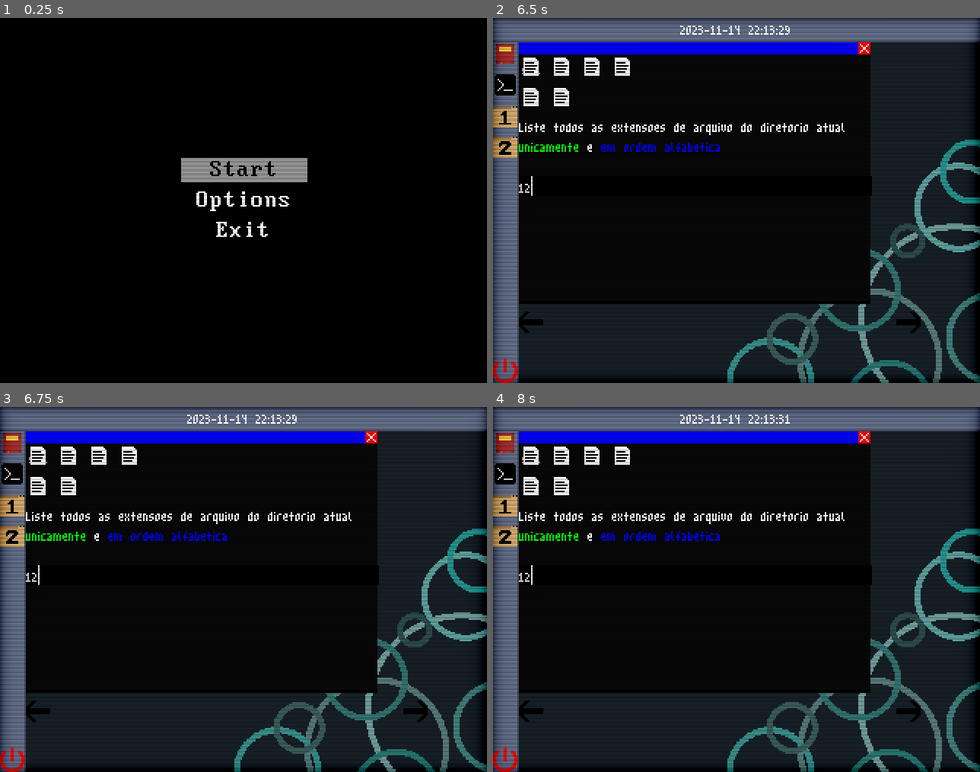
Above: before the commit, frames 1-4 (two rows, left to right).
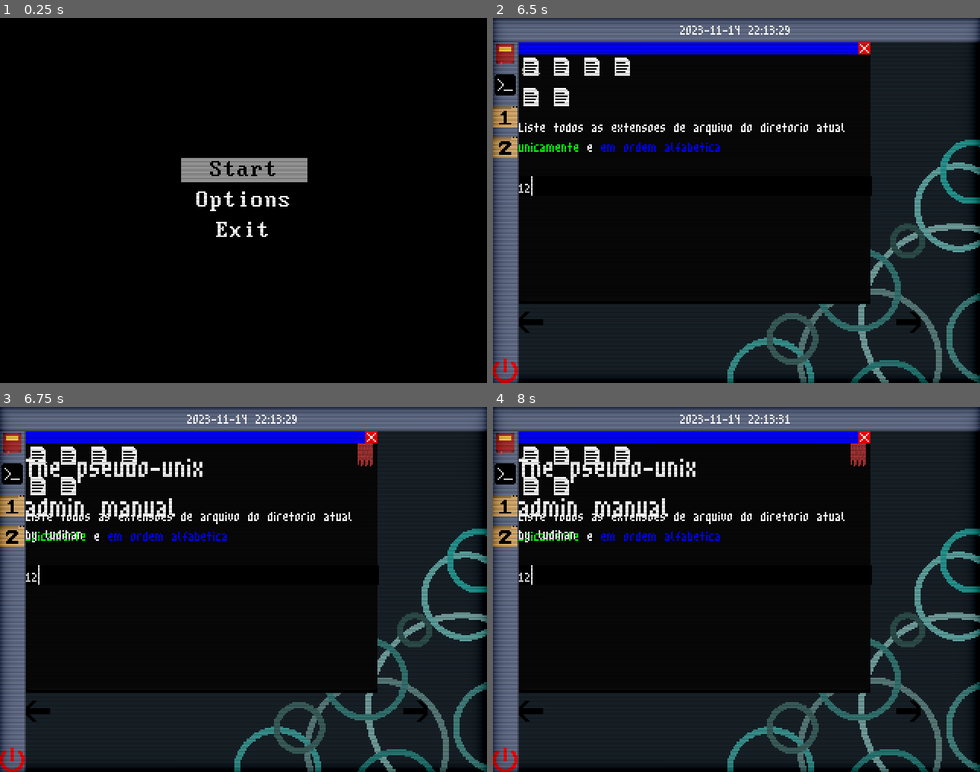
Above: after the commit, the same moments.

Repository: saLucasRd/trabalho-jogo-unix
Game: Godot game, scene res://ui/boot_menu.tscn
Two runs of this game, one before a commit and one after it. Both use one fixed random seed, a clock stepped at 60 frames per second and the inputs below. Sound files missing from this copy of the repository are replaced by a short silence.
Inputs (mouse positions are in pixels of both pictures, inside the frame that each line leads up to):
- Up to frame 1 (0.25 s): no input
- Up to frame 2 (6.5 s): tap Enter at 0.5, 0.6 s; move the mouse to (843, 182) at 0.52 s; hold Up 0.53-1.25 s; click (843, 182) at 0.67 s; tap Space at 0.77 s; drag from (639, 218) to (712, 273) at 1.27 s; click (502, 54) at 2 s; click (502, 83) at 2.75 s; click (502, 116) at 3.5 s; click (697, 185) at 4.27 s; type "12" at 4.35 s; click (502, 116) at 5 s; click (697, 185) at 5.77 s; type "12" at 5.85 s
- Up to frame 3 (6.75 s): click (413, 709) at 6.5 s
- Up to frame 4 (8 s): click (906, 709) at 7.25 s

Frames 1-2 are identical in both runs. In frame 3, 1.5% of the frame differs, in the area x 5-77%, y 10-38%; in frame 4, 1.5%.

Commit message:
fix draw order desktop

Diff:
--- a/ui/desktop.gd
+++ b/ui/desktop.gd
@@ -5,6 +5,7 @@
 const TERMINAL = preload("res://ui/terminal.tscn")
 const MANUAL = preload("res://ui/manual.tscn")
 const LEVEL = preload("res://ui/level.tscn")
+
 @onready var desktop_area: Control = $DesktopArea
 @onready var datetime: Label = $HBoxContainer/Datetime
 @onready var tutorial_label: Label = $TutorialLabel
@@ -21,17 +22,24 @@
 	var window := WINDOW.instantiate()
 	var thing := resource.instantiate()
 	window.get_node("VBoxContainer").add_child(thing)
-
+	thing.mouse_filter = MouseFilter.MOUSE_FILTER_PASS
+	window.gui_input.connect(func (event: InputEvent):
+		if event is InputEventMouseButton and event.pressed:
+			desktop_area.move_child(window, desktop_area.get_child_count() - 1)
+			print_tree_pretty()
+			print(1)
+		)
 	desktop_area.add_child(window)
 	thing.grab_focus()
+
 
 func _on_window_focused(focused_window):
 	# Raise the focused window to the top
 	focused_window.raise()
 
+
 func _on_terminal_app_pressed() -> void:
 	instatentiate_window(TERMINAL)
-	print_tree_pretty()
 
 
 func _on_man_button_pressed() -> void:
--- a/ui/fake_window.gd
+++ b/ui/fake_window.gd
@@ -1,20 +1,22 @@
 extends Control
 
-signal used
+@onready var bar: ColorRect = $VBoxContainer/HBoxContainer/Bar
+@onready var close: TextureButton = $VBoxContainer/HBoxContainer/Close
 
-func _on_texture_button_pressed() -> void:
-	queue_free()
+signal clicked
 
 # Tracks if the window is being dragged
 var is_dragging: bool = false
 var drag_offset: Vector2
 
+func _ready() -> void:
+	bar.mouse_filter = MouseFilter.MOUSE_FILTER_PASS
+	close.mouse_filter = MouseFilter.MOUSE_FILTER_PASS
 
 func _on_bar_gui_input(event: InputEvent) -> void:
 	if event is InputEventMouseButton:
 		# Start dragging on left mouse button press
 		if event.button_index == MOUSE_BUTTON_LEFT and event.pressed:
-			used.emit()
 			is_dragging = true
 			drag_offset = event.position
 		elif event.button_index == MOUSE_BUTTON_LEFT and not event.pressed:
@@ -26,3 +28,8 @@
 
 func _on_close_pressed() -> void:
 	queue_free()
+
+func _gui_input(event):
+	if event is InputEventMouseButton:
+		if event.pressed:
+			print("Parent detected mouse click at: ", event.position)
--- a/ui/fake_window.tscn
+++ b/ui/fake_window.tscn
@@ -11,6 +11,7 @@
 offset_bottom = 60.0
 grow_horizontal = 2
 grow_vertical = 2
+mouse_filter = 1
 script = ExtResource("1_si2tu")
 
 [node name="VBoxContainer" type="VBoxContainer" parent="."]
--- a/ui/level.tscn
+++ b/ui/level.tscn
@@ -19,6 +19,7 @@
 offset_bottom = 93.0
 grow_horizontal = 2
 grow_vertical = 2
+mouse_filter = 1
 
 [node name="VBoxContainer2" type="VBoxContainer" parent="."]
 layout_direction = 1
@@ -61,12 +62,14 @@
 [node name="RichTextLabel" type="RichTextLabel" parent="VBoxContainer2/VBoxContainer"]
 custom_minimum_size = Vector2(0, 40)
 layout_mode = 2
+mouse_filter = 1
 theme_override_fonts/normal_font = ExtResource("1_m123p")
 bbcode_enabled = true
 text = "Liste todos as extensoes de arquivo do diretorio atual [color=green]unicamente[/color] e [color=blue]em ordem alfabetica[/color]"
 
 [node name="LineEdit" type="LineEdit" parent="VBoxContainer2/VBoxContainer"]
 layout_mode = 2
+mouse_filter = 1
 theme_override_fonts/font = ExtResource("1_m123p")
 theme_override_styles/focus = SubResource("StyleBoxFlat_db4pk")
 theme_override_styles/read_only = SubResource("StyleBoxFlat_yi1n3")
--- a/ui/manual.tscn
+++ b/ui/manual.tscn
@@ -7,6 +7,7 @@
 
 [node name="Manual" type="Control"]
 layout_mode = 3
+anchors_preset = 0
 offset_left = 12.0
 offset_top = 26.0
 offset_right = 276.0
@@ -19,6 +20,7 @@
 offset_right = 16.0
 offset_bottom = 184.0
 grow_vertical = 0
+mouse_filter = 1
 texture_normal = ExtResource("2_yy5c3")
 
 [node name="NextPage" type="TextureButton" parent="."]
@@ -30,6 +32,7 @@
 offset_bottom = 184.0
 grow_horizontal = 0
 grow_vertical = 0
+mouse_filter = 1
 texture_normal = ExtResource("3_j3jhl")
 
 [node name="Index" type="TextureButton" parent="."]
@@ -40,6 +43,7 @@
 anchor_bottom = 0.067
 offset_bottom = -0.0799999
 grow_horizontal = 0
+mouse_filter = 1
 texture_normal = ExtResource("4_5p56o")
 
 [node name="Page0-1" type="HBoxContainer" parent="."]
@@ -51,6 +55,7 @@
 [node name="Page1" type="RichTextLabel" parent="Page0-1"]
 layout_mode = 2
 size_flags_horizontal = 3
+mouse_filter = 1
 theme_override_fonts/normal_font = ExtResource("1_2m75n")
 bbcode_enabled = true
 text = "[font_size=32]The pseudo-unix admin manual[/font_size]
@@ -60,3 +65,4 @@
 [node name="ReferenceRect" type="ReferenceRect" parent="Page0-1"]
 layout_mode = 2
 size_flags_horizontal = 3
+mouse_filter = 1
